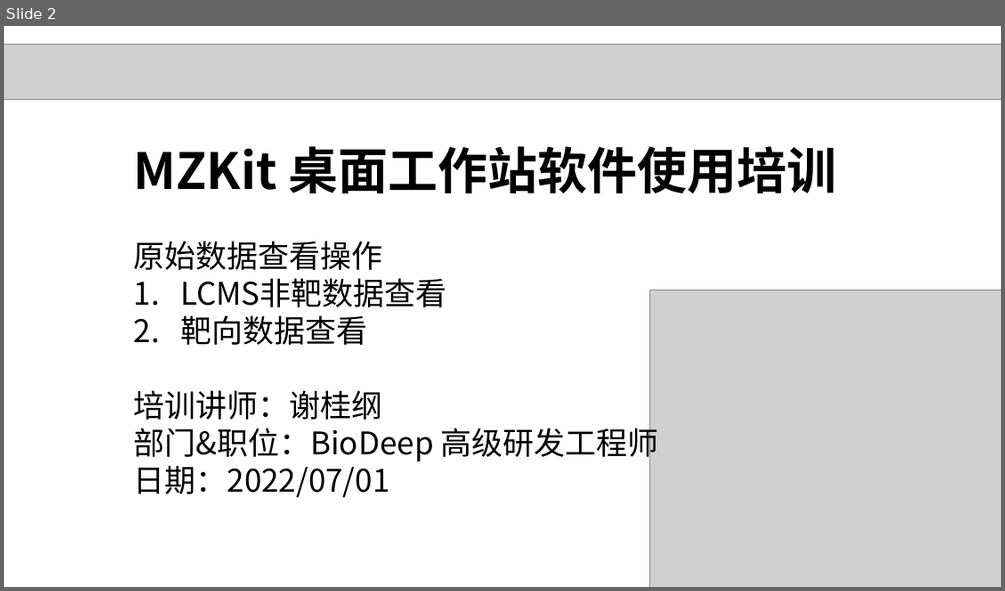
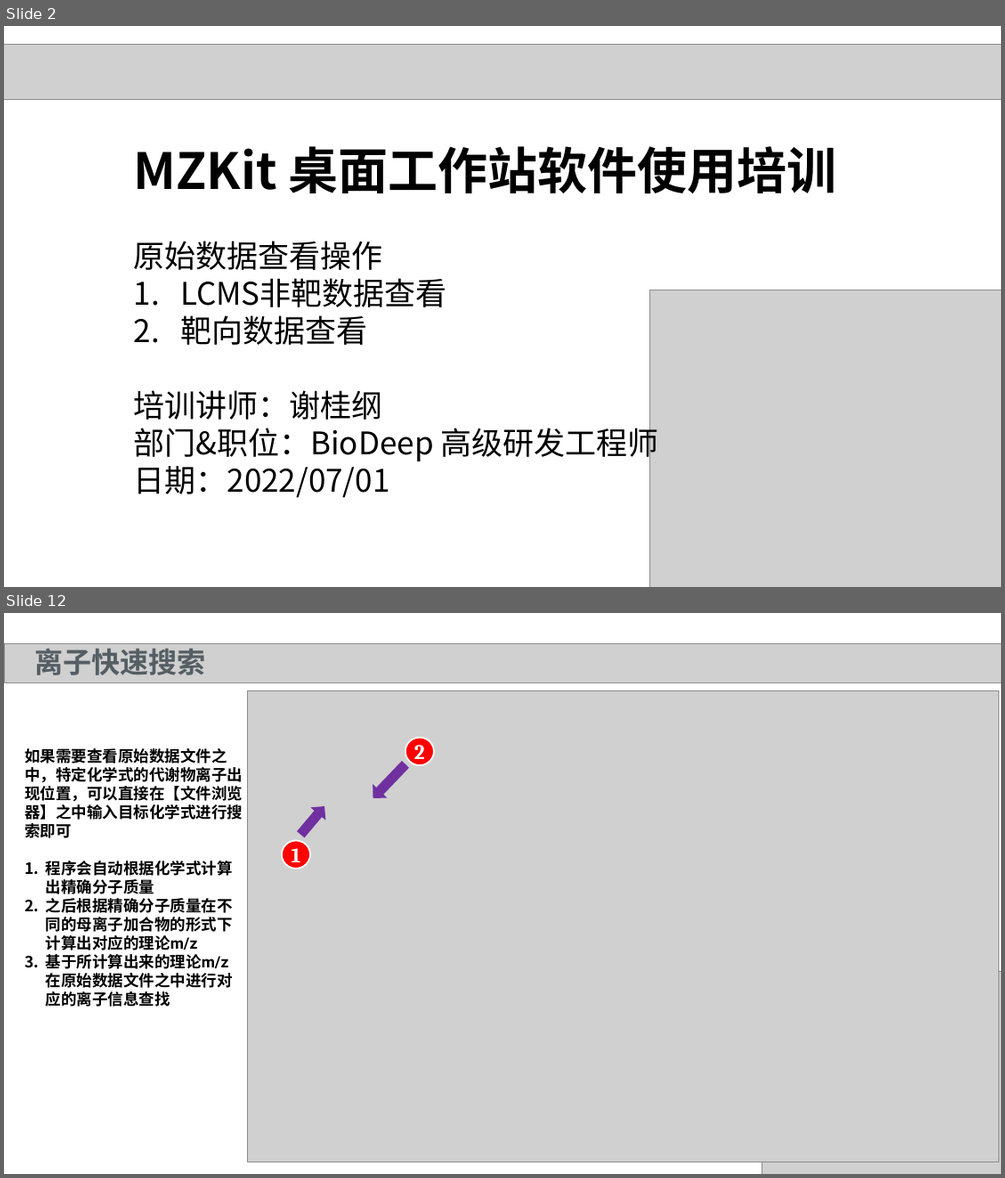
Before and after one commit to xieguigang/mzkit_win32, a slide deck: extdata/man-zh.pptx. Shown one above the other, each under a label of ours: slide 2 before the commit, slides 2 and 12 after it; the slides between them are not shown. The pictures are 1005x591 and 1005x1178 pixels, drawn with LibreOffice and Linux fonts; fonts in the diff are those of the drawing; grey boxes stand for pictures. Boxes give left, top, right and bottom in pixels: in the first picture for what was removed or moved away, otherwise in the second. Text is boxed around its words. In the diff, an @@ line names an element or a change of style, - is before the commit and + after.

```diff
--- a/extdata/man-zh.pptx
+++ b/extdata/man-zh.pptx
@@ slide 12 added at bbox=[4, 613, 1001, 1174], background #FFFFFF @@
@@ picture added at bbox=[4, 644, 1001, 683] @@
@@ text added at bbox=[34, 643, 205, 675], 55 pt, text #555E63, bold @@
+离子快速搜索
@@ picture added at bbox=[247, 690, 998, 1161] @@
@@ ellipse added at bbox=[405, 738, 434, 765], fill #FF0000, outline #FFFFFF 3 pt, 40 pt, text #FFFFFF, bold @@
+2
@@ text added at bbox=[24, 748, 243, 969], 30 pt, text #000000, bold @@
+如果需要查看原始数据文件之中，特定化学式的代谢物离子出现位置，可以直接在【文件浏览器】之中输入目标化学式进行搜索即可
+1. 程序会自动根据化学式计算出精确分子质量
+2. 之后根据精确分子质量在不同的母离子加合物的形式下计算出对应的理论m/z
+3. 基于所计算出来的理论m/z在原始数据文件之中进行对应的离子信息查找
@@ right arrow added at bbox=[366, 757, 413, 804], fill #7030A0 @@
@@ right arrow added at bbox=[293, 800, 332, 841], fill #7030A0 @@
@@ ellipse added at bbox=[282, 840, 310, 868], fill #FF0000, outline #FFFFFF 3 pt, 40 pt, text #FFFFFF, bold @@
+1
@@ picture added at bbox=[761, 971, 1001, 1174] @@
```
Also in this commit, not shown: 4 slides changed, 6 other slides added.
